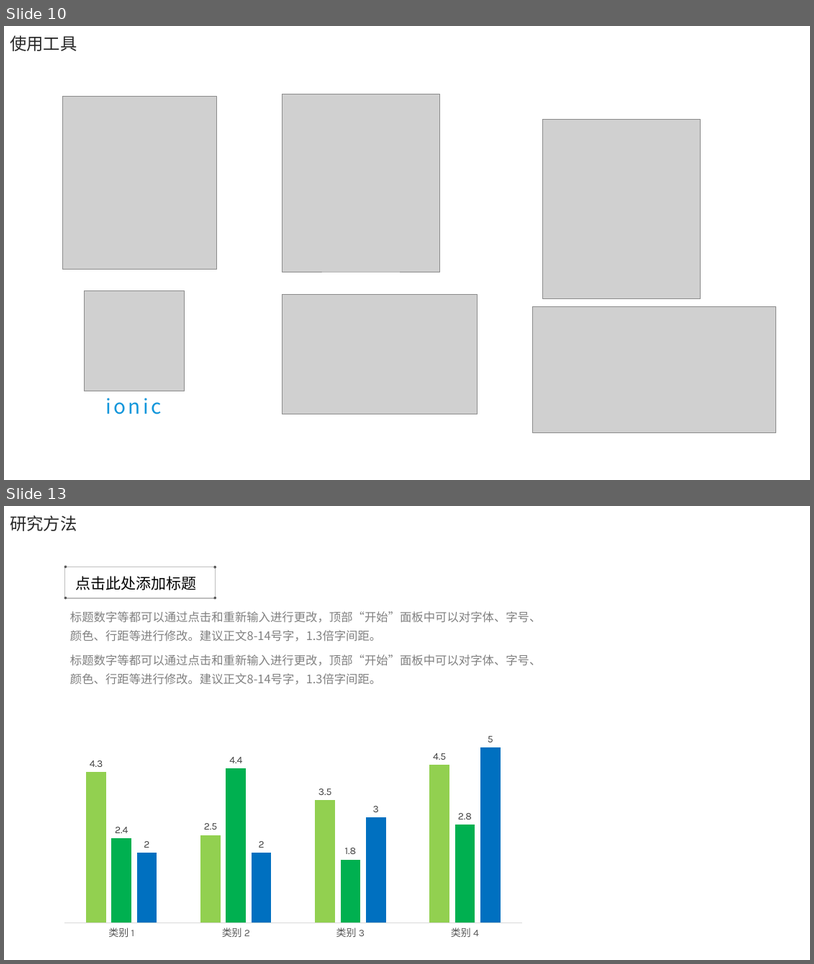
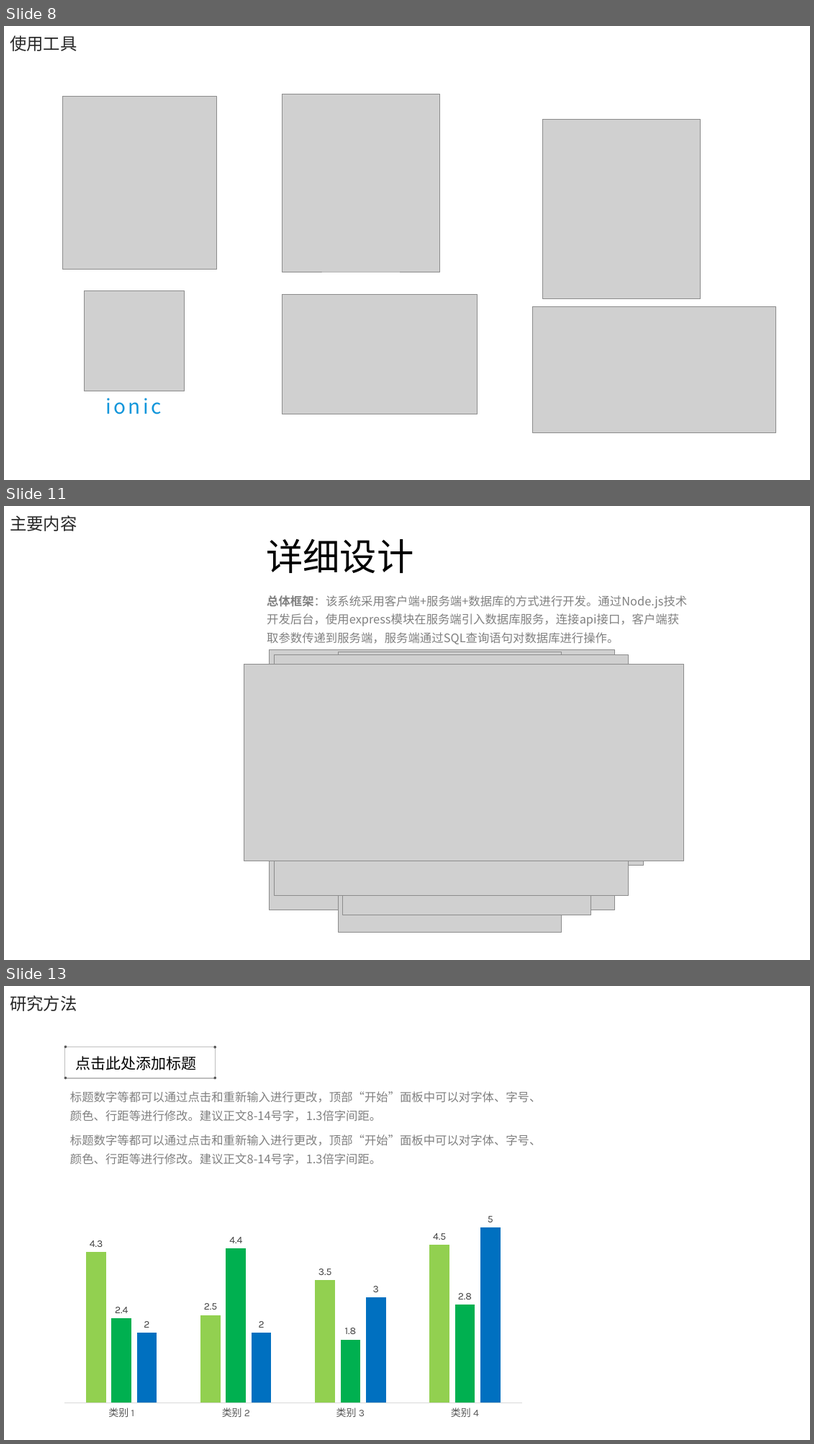
Before and after one commit to electronic-shopping-mall/liuyue, a slide deck: 答辩PPT.pptx. Shown one above the other, each under a label of ours: slides 10 and 13 before the commit, slides 8, 11 and 13 after it; the slides between them are not shown. The pictures are 814x964 and 814x1444 pixels, drawn with LibreOffice and Linux fonts; fonts in the diff are those of the drawing; grey boxes stand for pictures; background and template pictures are left out. Boxes give left, top, right and bottom in pixels: in the first picture for what was removed or moved away, otherwise in the second. Text is boxed around its words. In the diff, an @@ line names an element or a change of style, - is before the commit and + after.

Commit message:
详细设计

```diff
--- a/答辩PPT.pptx
+++ b/答辩PPT.pptx
@@ slide 11 added at [4,506,810,960], background #FFFFFF @@
@@ text added at [10,515,77,531], 20 pt, text #262626 @@
+主要内容
@@ text added at [266,539,414,573], 44 pt, text #000000 @@
+详细设计
@@ text added at [267,595,687,644], 14 pt, text #808080 @@
+总体框架：该系统采用客户端+服务端+数据库的方式进行开发。通过Node.js技术开发后台，使用express模块在服务端引入数据库服务，连接api接口，客户端获取参数传递到服务端，服务端通过SQL查询语句对数据库进行操作。
@@ picture added at [270,650,615,910] @@
@@ picture added at [275,655,629,895] @@
@@ picture added at [339,651,563,932] @@
@@ picture added at [343,655,592,915] @@
@@ picture added at [244,664,684,860] @@
@@ picture added at [270,667,610,876] @@
@@ picture added at [285,679,643,865] @@
@@ what was slide 10 is now slide 8 @@
```
Also in this commit, not shown: 3 slides changed, 1 other slide added, 2 slides removed.
